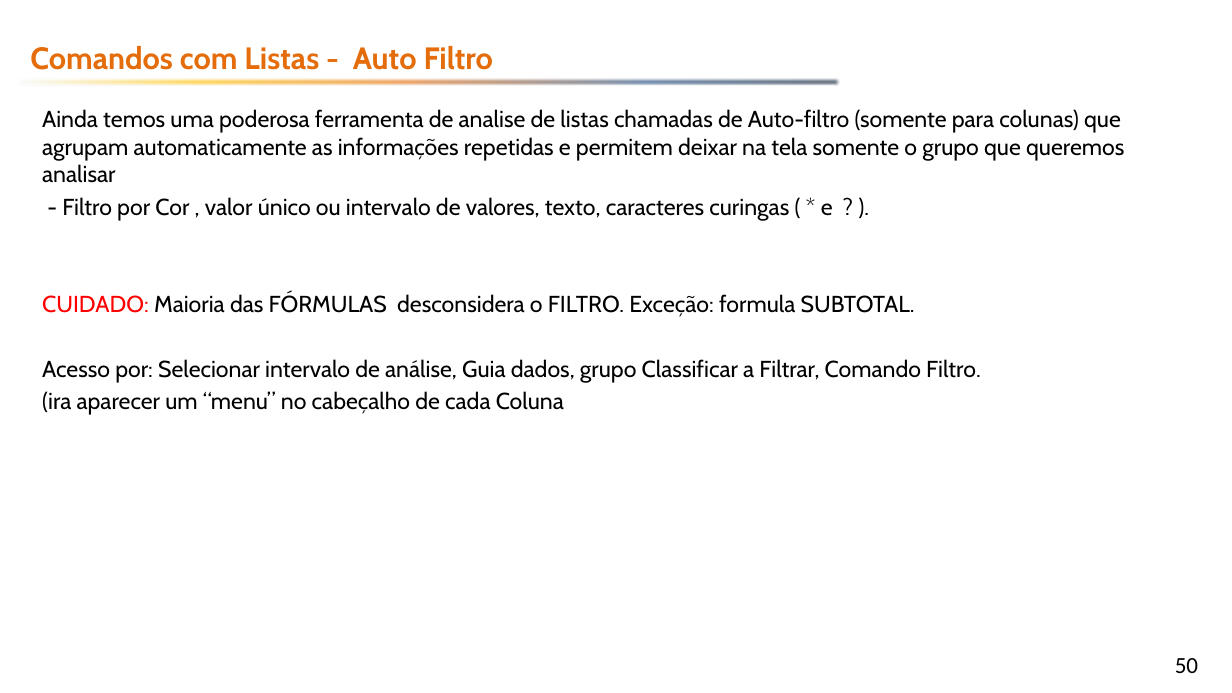
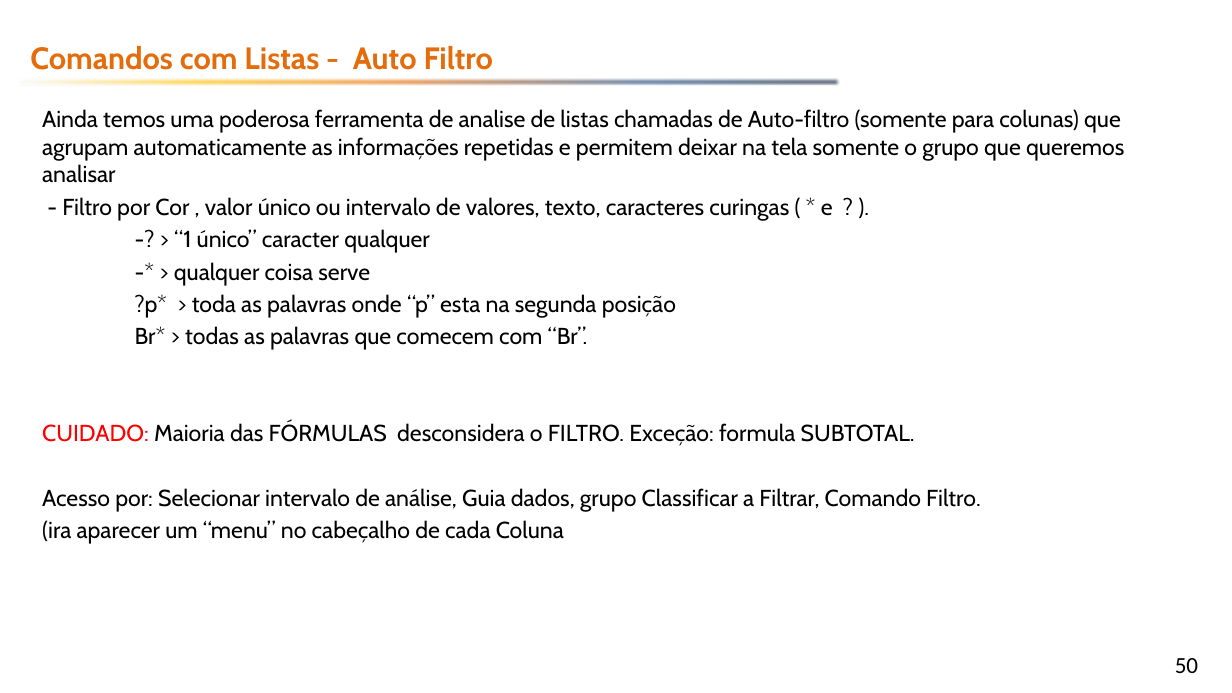
Before and after one commit to emerson-fenrir/Excel_Basico, a slide deck: slide 50 of Professor/Aula3.pptx. Drawn at 1232x693 pixels with LibreOffice and Linux fonts; fonts in the diff are those of the drawing; background and template pictures are left out. Boxes give left, top, right and bottom in pixels: in the first picture for what was removed or moved away, otherwise in the second. Text is boxed around its words. In the diff, an @@ line names an element or a change of style, - is before the commit and + after.

```diff
--- a/Professor/Aula3.pptx
+++ b/Professor/Aula3.pptx
@@ text at [135,229,676,350]: paragraphs added @@
+-? > “1 único” caracter qualquer
+-* > qualquer coisa serve
+?p* > toda as palavras onde “p” esta na segunda posição
+Br* > todas as palavras que comecem com “Br”.
```
Also in this commit, not shown: 2 other slides changed, 2 slides added, 3 other files.
